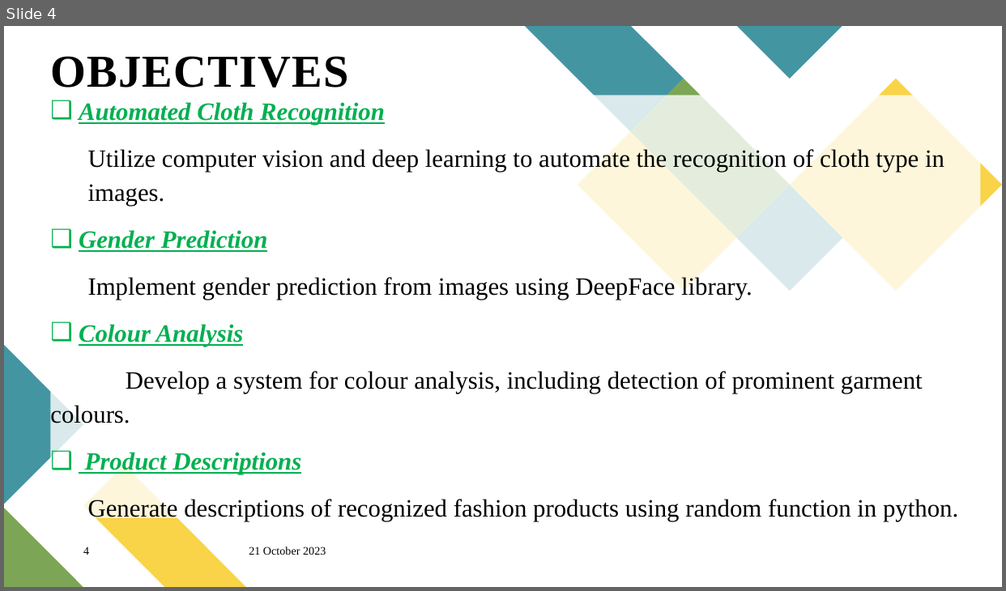
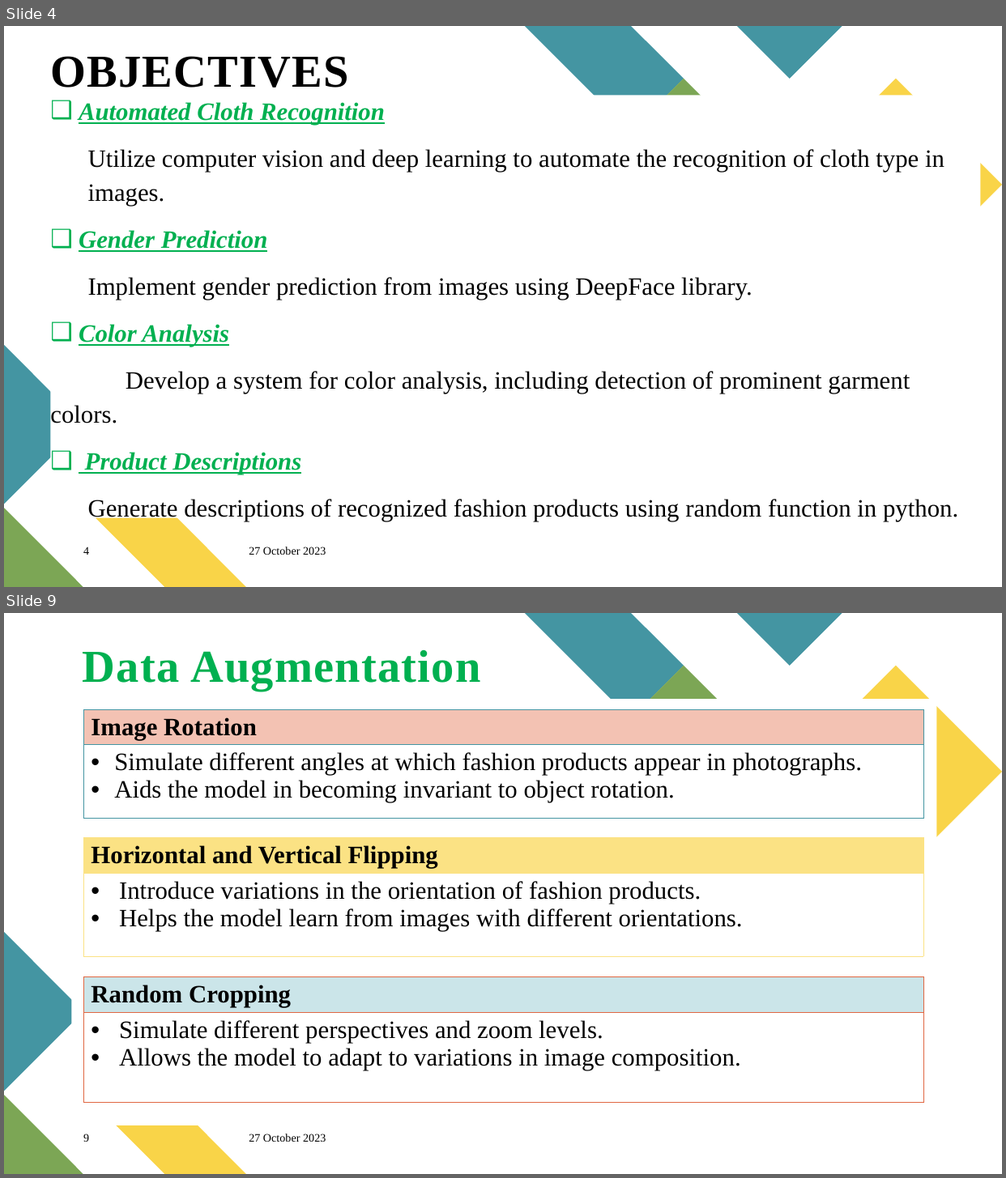
Before and after one commit to preethyannthomas/MiniProject_2024, a slide deck: Documents/Seminar.pptx. Shown one above the other, each under a label of ours: slide 4 before the commit, slides 4 and 9 after it; the slides between them are not shown. The pictures are 1006x591 and 1006x1178 pixels, drawn with LibreOffice and Linux fonts; fonts in the diff are those of the drawing. Boxes give left, top, right and bottom in pixels: in the first picture for what was removed or moved away, otherwise in the second. Text is boxed around its words. In the diff, an @@ line names an element or a change of style, - is before the commit and + after.

```diff
--- a/Documents/Seminar.pptx
+++ b/Documents/Seminar.pptx
@@ slide 9 added at [4, 613, 1002, 1174], background #FFFFFF; not listed: 7 template elements that a slide beside it also shows @@
@@ title added at [83, 650, 481, 692], 44 pt, text #00B050, bold @@
+Data Augmentation
@@ rectangle added at [71, 699, 937, 1126], fill #FFFFFF @@
@@ table added at [83, 709, 923, 821], 2 rows, 1 columns @@
+Image Rotation
+Simulate different angles at which fashion products appear in photographs. / Aids the model in becoming invariant to object rotation.
@@ table added at [83, 838, 923, 960], 2 rows, 1 columns @@
+Horizontal and Vertical Flipping
+Introduce variations in the orientation of fashion products. / Helps the model learn from images with different orientations.
@@ table added at [83, 977, 923, 1112], 2 rows, 1 columns @@
+Random Cropping
+Simulate different perspectives and zoom levels. / Allows the model to adapt to variations in image composition.
@@ page number added at [83, 1134, 89, 1142], 11 pt, text #000000 @@
+9
@@ text added at [249, 1134, 326, 1142], 11 pt, text #000000 @@
+27 October 2023
@@ slide 4 changed as well @@
@@ freeform shape removed at [577, 131, 737, 291] @@
@@ text at [50, 324, 910, 428]: text changed @@
-❑ Colour Analysis
-Develop a system for colour analysis, including detection of prominent garment colours.
+❑ Color Analysis
+Develop a system for color analysis, including detection of prominent garment colors.
@@ text at [249, 547, 326, 555]: text changed @@
-21 October 2023
+27 October 2023
```
Also in this commit, not shown: 3 other slides changed, 22 other slides added, 8 slides removed, 51 other files.
